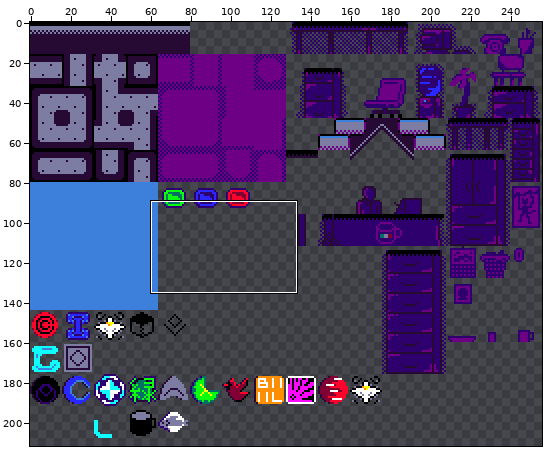
Sprite sheet, stored at textures/tilesets/tileset1.png. Above, an overview of the earlier version with the close-up marked.
Close-up. Before the edit:
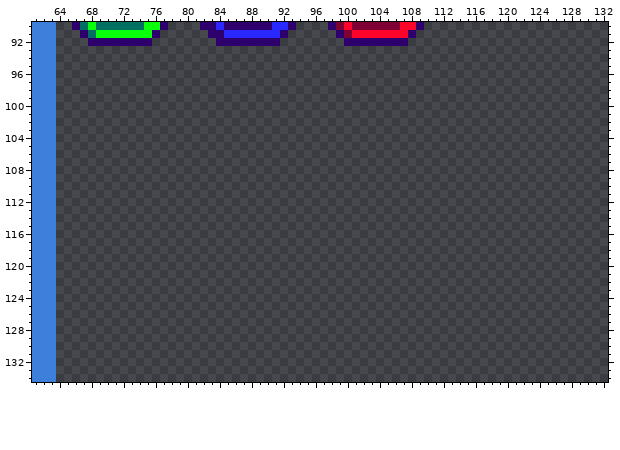
The file is 256x256 pixels. Shown: x 61..132, y 90..134. The wide view leaves out empty margins.
Once edited:
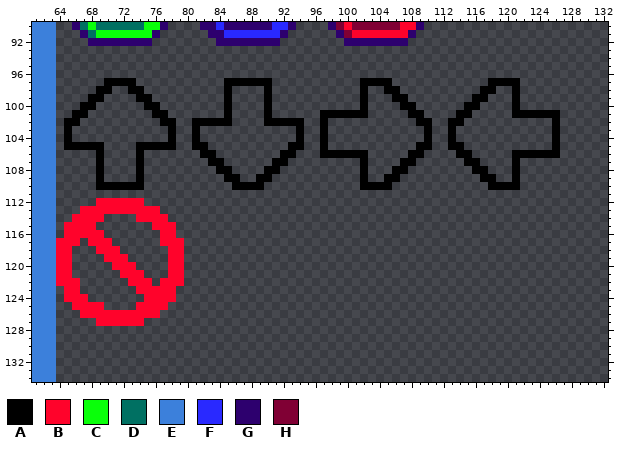
Palette (. is transparent): A #000000  B #ff032b  C #0aff0a  D #007062  E #3c80db  F #2929ff  G #2d006e  H #800034
Edits made:
There is now colour A in row 97 at x 70 to 73, 85 to 90, 102 to 105 and 118 to 121; in row 98 at x 69 to 70, 73 to 74, 85, 90, 102, 105 to 106, 117 to 118 and 121; in row 99 at x 68 to 69, 74 to 75, 85, 90, 102, 106 to 107, 116 to 117 and 121; in row 100 at x 67 to 68, 75 to 76, 85, 90, 102, 107 to 108, 115 to 116 and 121; in row 101 at x 66 to 67, 76 to 77, 85, 90, 97 to 102, 108 to 109, 114 to 115 and 121 to 126; in row 102 at x 65 to 66, 77 to 78, 81 to 85, 90 to 94, 97, 109 to 110, 113 to 114 and 126.
There is now colour A in rows 103 to 104 at x 65, 78, 81, 94, 97, 110, 113 and 126; in row 105 at x 65 to 69, 74 to 78, 81 to 82, 93 to 94, 97, 109 to 110, 113 to 114 and 126; in row 106 at x 69, 74, 82 to 83, 92 to 93, 97 to 102, 108 to 109, 114 to 115 and 121 to 126; in row 107 at x 69, 74, 83 to 84, 91 to 92, 102, 107 to 108, 115 to 116 and 121; in row 108 at x 69, 74, 84 to 85, 90 to 91, 102, 106 to 107, 116 to 117 and 121; in row 109 at x 69, 74, 85 to 86, 89 to 90, 102, 105 to 106, 117 to 118 and 121.
There is now colour A in row 110 at x 69 to 74, 86 to 89, 102 to 105 and 118 to 121.
There is now colour B in row 112 at x 69 to 74; in row 113 at x 67 to 76; in row 114 at x 66 to 69 and 74 to 77; in row 115 at x 65 to 68 and 76 to 78; in row 116 at x 65 to 69 and 77 to 78; in row 117 at x 64 to 66, 68 to 70 and 77 to 79.
There is now colour B in row 118 at x 64 to 65, 69 to 71 and 78 to 79; in row 119 at x 64 to 65, 70 to 72 and 78 to 79; in row 120 at x 64 to 65, 71 to 73 and 78 to 79; in row 121 at x 64 to 65, 72 to 74 and 78 to 79; in row 122 at x 64 to 66, 73 to 75 and 77 to 79; in row 123 at x 65 to 66 and 74 to 78.
There is now colour B in row 124 at x 65 to 67 and 75 to 78; in row 125 at x 66 to 69 and 74 to 77; in row 126 at x 67 to 76; in row 127 at x 69 to 74.
Changed places in both close-ups, as pixel boxes (x1, y1, x2, y2):
added: (56, 78, 560, 326)
